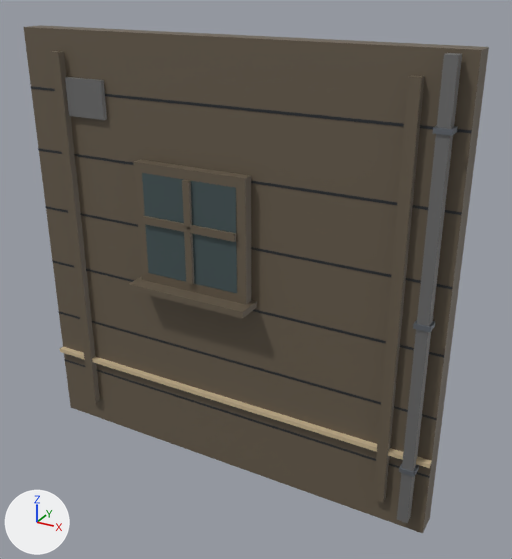
The FBX model unity/Assets/Models/Buildings/a2015/0/mid-w1_close.fbx as it was, and as the next commit left it.
Rendered twice from a 50 mm lens placed at (2.27, -3.64, 3.36), pointed at (0.24, 0.05, 1.51). Every picture has the same lights, and +X, +Y and +Z are marked at lower left. The first picture is the older version. Where no turn or scale is listed for an object, it has been applied to the vertices.

Names of what the first picture shows: 'a2015/0/mid-w1_close'.
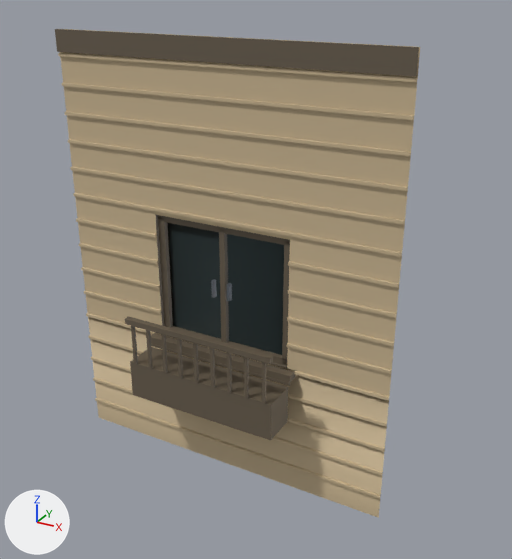
Boxes [x1, y1, x2, y2] around the edits, measured in the pictures (512 x 559 px):
'a2015/0/mid-w1_close', reshaped (21% narrower): before [24, 25, 489, 533]; after [55, 29, 420, 518]
part 1 of me_a2015_0_mid_w1_close, added: after [211, 279, 217, 298]
part 2 of me_a2015_0_mid_w1_close, added: after [227, 283, 232, 301]
part 3 of me_a2015_0_mid_w1_close, added (brown): after [130, 347, 288, 440]
part 4 of me_a2015_0_mid_w1_close, added: after [131, 326, 138, 364]
part 5 of me_a2015_0_mid_w1_close, added: after [146, 330, 153, 369]
part 6 of me_a2015_0_mid_w1_close, added (brown): after [125, 316, 273, 364]
part 7 of me_a2015_0_mid_w1_close, rebuilt (23% narrower): before [24, 25, 489, 533]; after [60, 29, 420, 518]
part 8 of me_a2015_0_mid_w1_close, rebuilt (21% narrower, 22% shorter): before [60, 347, 431, 468]; after [91, 357, 385, 451]
part 9 of me_a2015_0_mid_w1_close, rebuilt (21% narrower, 17% shorter): before [64, 359, 430, 478]; after [93, 377, 383, 476]
part 10 of me_a2015_0_mid_w1_close, rebuilt (20% narrower, 22% shorter): before [38, 148, 462, 215]; after [68, 139, 408, 191]
part 11 of me_a2015_0_mid_w1_close, rebuilt (20% narrower, 21% shorter): before [31, 86, 472, 133]; after [61, 83, 414, 120]
part 12 of me_a2015_0_mid_w1_close, deleted: before [65, 53, 462, 523]
part 13 of me_a2015_0_mid_w1_close, reshaped: before [45, 51, 453, 503]; after [55, 29, 419, 499]

The change, as a list of edits to the scene's bpy script:
```text
Change me_a2015_0_mid_w1_close:
    used by ob_a2015_0_mid_w1_close; location = (0.0, 0.0, 0.0)
    remove me_a2015_0_mid_w1_close.from_pydata(...)  # 132 vertices, 85 faces; spans x -1.5..1.5, y -0.18..0.16, z 0.0..3.0
    add me_a2015_0_mid_w1_close.from_pydata(...)  # 324 vertices, 219 faces; spans x -1.2..1.2, y -0.34..0.08, z 0.0..3.0
    me_a2015_0_mid_w1_close part 1: a new loose piece, a box spanning x -0.07..-0.05, y -0.005..0.025, z 1.34..1.46, in mat_bd_dark_metal (grey #797e86)
    me_a2015_0_mid_w1_close part 2: a new loose piece, a box spanning x 0.05..0.07, y -0.005..0.025, z 1.34..1.46, in mat_bd_dark_metal (grey #797e86)
    me_a2015_0_mid_w1_close part 3: a new loose piece, a box spanning x -0.55..0.55, y -0.32..-0.08, z 0.6..0.87, in mat_bd_wood (brown #675c4c)
    me_a2015_0_mid_w1_close part 4: a new loose piece, a box spanning x -0.51..-0.49, y -0.33..-0.31, z 0.87..1.2, in mat_bd_wood (brown #675c4c)
    me_a2015_0_mid_w1_close part 5: a new loose piece, a box spanning x -0.385..-0.365, y -0.33..-0.31, z 0.87..1.2, in mat_bd_wood (brown #675c4c)
    me_a2015_0_mid_w1_close part 6: a new loose piece, a box spanning x -0.55..0.55, y -0.34..-0.3, z 1.17..1.21, in mat_bd_wood (brown #675c4c)
    me_a2015_0_mid_w1_close part 7: the loose piece of 8 vertices spanning x -1.5..1.5, y 0.0..0.16, z 0.0..3.0 is rebuilt with 22 vertices and now spans x -1.2..1.2, y -0.02..0.08, z 0.0..3.0
    me_a2015_0_mid_w1_close part 8: the loose piece of 8 vertices spanning x -1.5..1.5, y -0.04..0.0, z 0.55..0.58 is rebuilt with 8 vertices and now spans x -1.2..1.2, y -0.02..0.0, z 0.55..0.57
    me_a2015_0_mid_w1_close part 9: the loose piece of 4 vertices spanning x -1.5..1.5, y 0.0, z 0.45..0.47 is rebuilt with 8 vertices and now spans x -1.2..1.2, y -0.02..0.0, z 0.36..0.38, in mat_bd_wood_cut (beige #cab592)
    me_a2015_0_mid_w1_close part 10: the loose piece of 4 vertices spanning x -1.5..1.5, y 0.0, z 2.17..2.18 is rebuilt with 8 vertices and now spans x -1.2..1.2, y -0.02..0.0, z 2.26..2.28, in mat_bd_wood_cut (beige #cab592)
    me_a2015_0_mid_w1_close part 11: the loose piece of 4 vertices spanning x -1.5..1.5, y 0.0, z 2.6..2.62 is rebuilt with 8 vertices and now spans x -1.2..1.2, y -0.02..0.0, z 2.64..2.66, in mat_bd_wood_cut (beige #cab592)
    me_a2015_0_mid_w1_close part 12: 8 loose pieces with 60 vertices, spanning x -1.15..1.43, y -0.1..0.0, z 0.12..2.98, are deleted
    me_a2015_0_mid_w1_close part 13: 44 vertices removed from x -1.5..1.5, y -0.18..0.01, z 0.18..2.86; 166 vertices added at x -1.2..1.2, y -0.08..0.06, z 0.17..3.0
    other edits to the shape of me_a2015_0_mid_w1_close do not show in these pictures
    remove me_a2015_0_mid_w1_close.materials.append(mat_bd_brack)  # dark grey #3c3f45
    remove me_a2015_0_mid_w1_close.materials.append(mat_bd_metal)  # grey #7f7f7f
```
